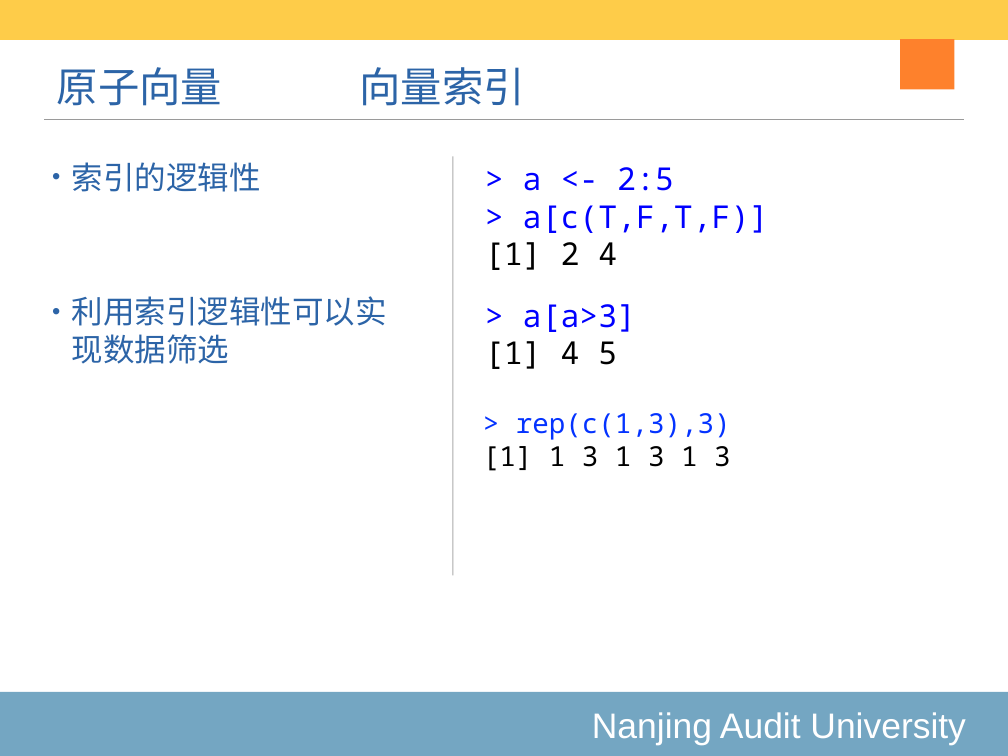
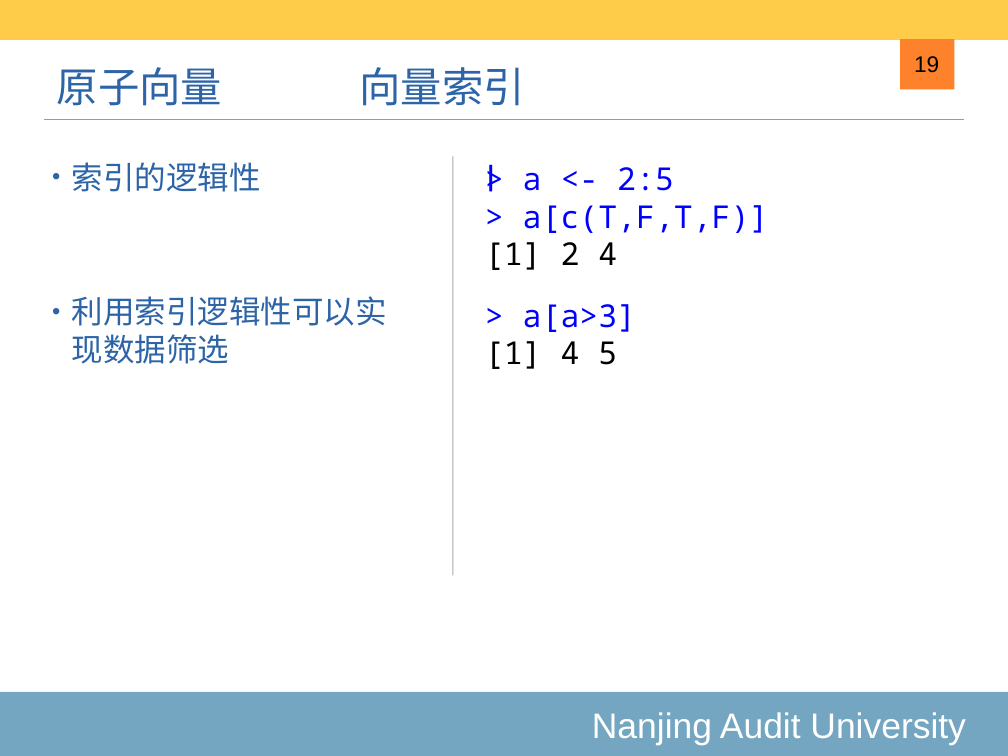
Before and after one commit to exoplanetX/DataAnalytics, a slide deck: slide 19 of 2019-2-基础数据结构.pptx. Drawn at 1008x756 pixels with LibreOffice and Linux fonts; fonts in the diff are those of the drawing. Boxes give left, top, right and bottom in pixels: in the first picture for what was removed or moved away, otherwise in the second. Text is boxed around its words. In the diff, an @@ line names an element or a change of style, - is before the commit and + after.

```diff
--- a/2019-2-基础数据结构.pptx
+++ b/2019-2-基础数据结构.pptx
@@ page number added at (914, 56, 939, 73), 23 pt, text #000000 @@
+19
@@ text added at (479, 155, 503, 195), 27 pt, text #0000FF, bold @@
+|
@@ text removed at (483, 413, 731, 471) @@
-> rep(c(1,3),3)
-[1] 1 3 1 3 1 3
```
Also in this commit, not shown: 7 other slides changed.
